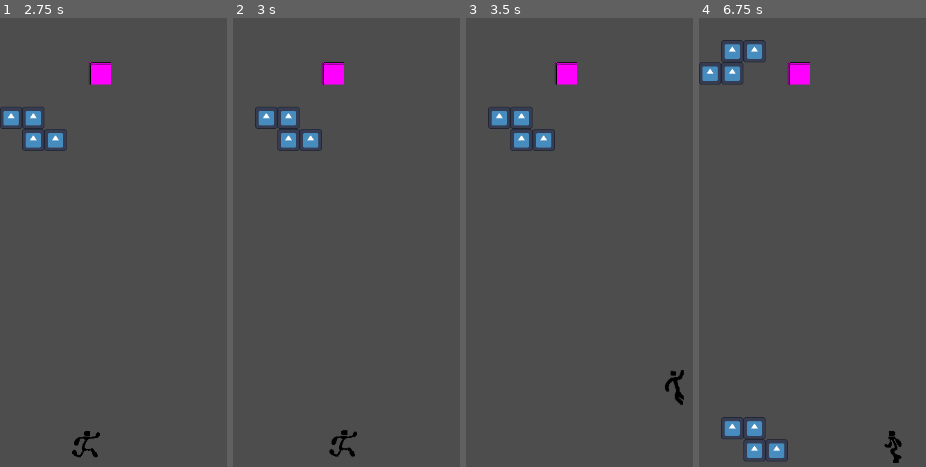
Above: before the commit, frames 1-4 (left to right).
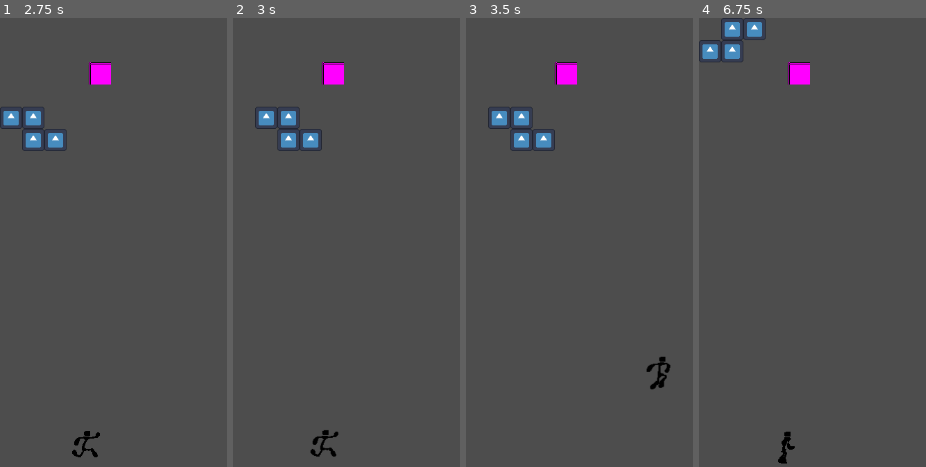
Above: after the commit, the same moments.

Repository: NicoWired/tetrascape
Game: Godot game, scene res://source/main_screens/main/main.tscn
The game is run twice, just before and just after one commit, with the same random seed, the same clock (stepped at 60 frames per second) and the same inputs. The engine's default icon, where the game draws it, is replaced by a stand-in: a white triangle on a blue panel in a dark square.
Inputs:
- Up to frame 1 (2.75 s): tap Enter (ui_accept) at 0.5, 0.77, 1.52, 2 s; hold D (right) 0.53-2.03 s; tap N (drop) at 0.6 s; tap J (rotate_cc) at 1.35 s; hold A (left) from 2.03 s (still down); tap K (rotate_cw) at 2.1 s
- Up to frame 2 (3 s): release A (left) at 2.78 s; hold D (right) from 2.78 s (still down); tap L (toggle) at 2.85 s
- Up to frame 3 (3.5 s): keep holding D (right); tap Enter (ui_accept) at 3.02 s
- Up to frame 4 (6.75 s): tap N (drop) at 3.6, 6.6 s; tap Enter (ui_accept) at 3.77, 4.25, 4.52, 6.02, 6.5 s; release D (right) at 4.28 s; hold A (left) 4.28-5.03 s; tap J (rotate_cc) at 4.35 s; hold D (right) 5.03-5.78 s; tap K (rotate_cw) at 5.1 s; hold A (left) from 5.78 s (still down); tap L (toggle) at 5.85 s

Frame 1 is identical in both runs. In frame 2, 0.5% of the frame differs, in the area x 33-55%, y 91-98%; in frame 3, 0.6%; in frame 4, 3.4%, in the area x 0-90%, y 0-100%.

Commit message:
add horizontal acceleration

Diff:
--- a/source/player/player.gd
+++ b/source/player/player.gd
@@ -8,8 +8,9 @@
 	JUMPING
 }
 
-const SPEED = 300.0
-const JUMP_VELOCITY = -400.0
+const ACCELERATION: float = 1000.0
+const MAX_SPEED: float = 350.0
+const JUMP_VELOCITY = -450.0
 
 var state: States:
 	set(value):
@@ -44,13 +45,13 @@
 	if Input.is_action_just_pressed("ui_accept") and is_on_floor():
 		velocity.y = JUMP_VELOCITY
 
-	# Get the input direction and handle the movement/deceleration.
-	# As good practice, you should replace UI actions with custom gameplay actions.
+
 	var direction := Input.get_axis("left", "right")
 	if direction:
-		velocity.x = direction * SPEED
+		velocity.x += direction * ACCELERATION * delta
+		velocity.x = clamp(velocity.x, MAX_SPEED * -1, MAX_SPEED)
 	else:
-		velocity.x = move_toward(velocity.x, 0, SPEED)
+		velocity.x = move_toward(velocity.x, 0, ACCELERATION * delta)
 
 	move_and_slide()
 
